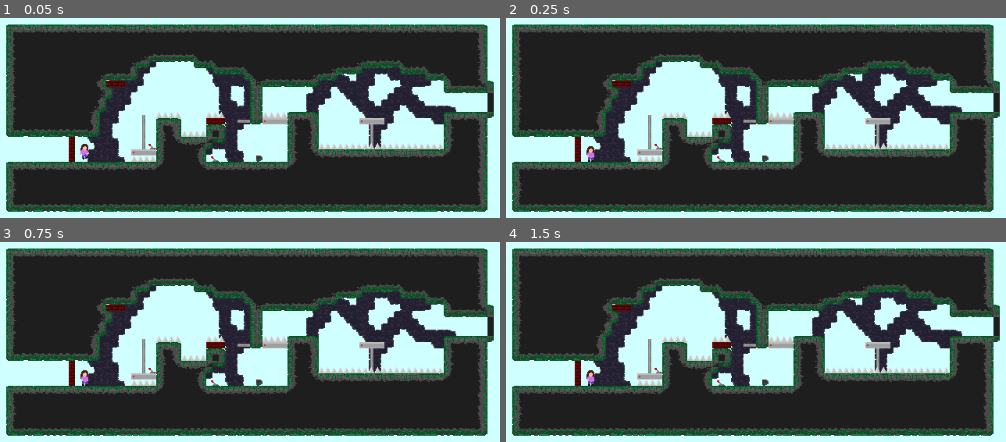
Above: before the commit, frames 1-4 (two rows, left to right).
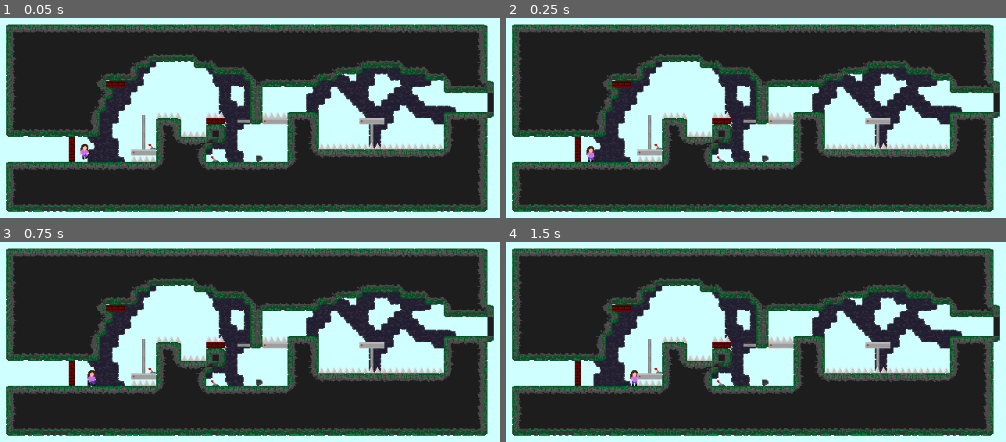
Above: after the commit, the same moments.

Repository: HoneyPony/there-again
Game: Godot game, scene res://level/LevelRockLeverTut2.tscn
The game is run twice, just before and just after one commit, with the same random seed, the same clock (stepped at 60 frames per second) and the same inputs. This scene is started directly instead of the project's main scene.
Inputs:
- Up to frame 1 (0.05 s): no input
- Up to frame 2 (0.25 s): no input
- Up to frame 3 (0.75 s): tap Enter at 0.5 s; hold D (player_right) from 0.53 s (still down); hold 0 from 0.53 s (still down)
- Up to frame 4 (1.5 s): keep holding D (player_right); tap X (player_jump) at 0.77 s; release 0 at 1.28 s; tap Z (player_grab) at 1.35 s

The runs differ from the first frame. In frame 3, 0.2% of the frame differs, in the area x 16-20%, y 64-73%; in frame 4, 0.2%, in the area x 16-27%, y 64-72%.
Error in both runs: Invalid get index 'volume_db' (on base: 'null instance'). (res://Global.gd:104)

Commit message:
Compo version!!!

Diff:
--- a/Global.gd
+++ b/Global.gd
@@ -156,11 +156,37 @@
 
 var last_invert_time = 0
 
+var skip_cooldown = 0.5
+
 func _process(delta):
+	skip_cooldown = max(skip_cooldown - delta, 0)
+
 	last_invert_time = max(last_invert_time - delta, 0)
 
 	fade_to(music1, music1_target, delta)
 	fade_to(music2, music2_target, delta)
+
+	if player != null:
+		if skip_cooldown <= 0:
+			if Input.is_action_just_pressed("skipf"):
+				var root = player.get_parent()
+				if root != null:
+					if level_id < music_quiet_id:
+						skip_cooldown = 0.8
+						load_next_level(root)
+
+
+			if Input.is_action_just_pressed("skipb"):
+				var root = player.get_parent()
+				if root != null:
+					if level_id < music_quiet_id:
+						var ld = level_id - 1
+						if ld >= 0:
+							# weird trick because we're calling load next
+							level_id = ld - 1
+							skip_cooldown = 0.8
+							load_next_level(root)
+
 
 func invert_lever_state():
 	if last_invert_time > 0:
--- a/Player.gd
+++ b/Player.gd
@@ -133,6 +133,9 @@
 	#$JumpPuff.play("Puff")
 
 func make_dead():
+	if is_puppet:
+		return
+
 	if is_dead:
 		return
 
@@ -169,7 +172,7 @@
 
 	spring_col.disabled = velocity.y < 0
 
-	if Input.is_key_pressed(KEY_0):
+	if Input.is_action_pressed("restart"):
 		if not is_puppet:
 			make_dead()
 
--- a/project.godot
+++ b/project.godot
@@ -15,7 +15,7 @@
 
 [application]
 
-config/name="LD48"
+config/name="There, Again"
 run/main_scene="res://Viewer.tscn"
 boot_splash/image="res://ui/bootsplash.png"
 boot_splash/bg_color=Color( 0, 0, 0, 1 )
@@ -85,10 +85,25 @@
 "deadzone": 0.5,
 "events": [  ]
 }
+restart={
+"deadzone": 0.5,
+"events": [ Object(InputEventKey,"resource_local_to_scene":false,"resource_name":"","device":0,"alt":false,"shift":false,"control":false,"meta":false,"command":false,"pressed":false,"scancode":82,"unicode":0,"echo":false,"script":null)
+, Object(InputEventJoypadButton,"resource_local_to_scene":false,"resource_name":"","device":0,"button_index":11,"pressure":0.0,"pressed":false,"script":null)
+ ]
+}
+skipf={
+"deadzone": 0.5,
+"events": [ Object(InputEventKey,"resource_local_to_scene":false,"resource_name":"","device":0,"alt":false,"shift":false,"control":false,"meta":false,"command":false,"pressed":false,"scancode":70,"unicode":0,"echo":false,"script":null)
+ ]
+}
+skipb={
+"deadzone": 0.5,
+"events": [ Object(InputEventKey,"resource_local_to_scene":false,"resource_name":"","device":0,"alt":false,"shift":false,"control":false,"meta":false,"command":false,"pressed":false,"scancode":66,"unicode":0,"echo":false,"script":null)
+ ]
+}
 
 [rendering]
 
-quality/driver/driver_name="GLES2"
 quality/2d/use_pixel_snap=true
 vram_compression/import_etc=true
 vram_compression/import_etc2=false
Binary file added: icon.aseprite
Binary file changed: icon.png
Not shown: 7 places in level/FirstLevel2.tscn that only renumber resources
